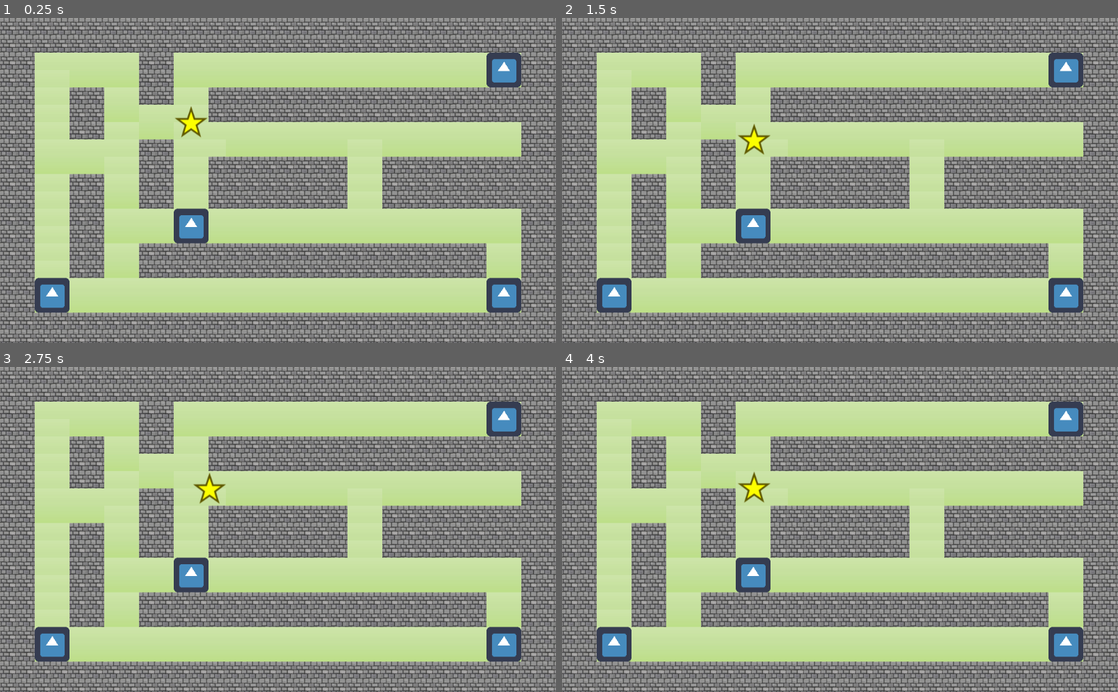
Above: before the commit, frames 1-4 (two rows, left to right).
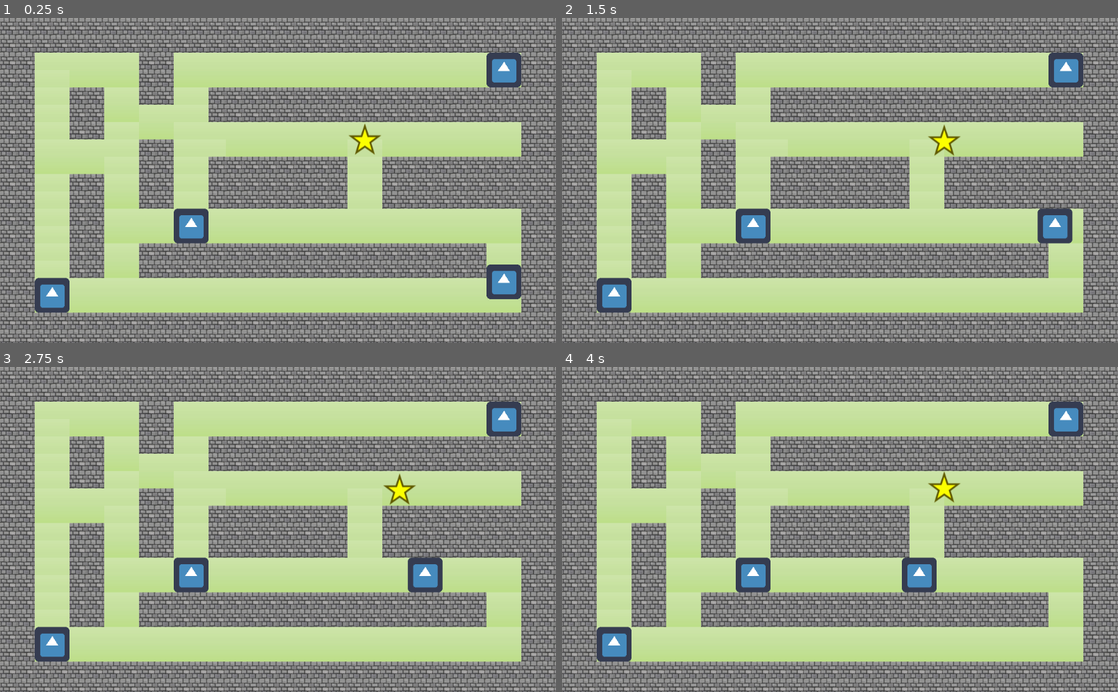
Above: after the commit, the same moments.

Repository: rakso-dev/ia-godot-proyecto-final
Game: Godot game, scene res://Game.tscn
Same seed, same stepped clock (60 frames per second), same inputs: the game is played once before the commit and once after it. The engine's default icon, where the game draws it, is replaced by a stand-in: a white triangle on a blue panel in a dark square.
Inputs:
- Up to frame 1 (0.25 s): no input
- Up to frame 2 (1.5 s): hold Right (ui_right) 0.53-1.28 s; hold Down (ui_down) from 1.28 s (still down)
- Up to frame 3 (2.75 s): release Down (ui_down) at 2.03 s; hold Right (ui_right) from 2.03 s (still down)
- Up to frame 4 (4 s): release Right (ui_right) at 2.78 s; hold Up (ui_up) 2.78-3.53 s; hold Left (ui_left) from 3.53 s (still down)

The runs differ from the first frame. In frame 1, 1.1% of the frame differs, in the area x 31-94%, y 27-91%; in frame 2, 1.8%, in the area x 31-94%, y 32-91%; in frame 3, 1.8%; in frame 4, 1.8%.
Error before the commit: Invalid set index 'turns' (on base: 'GDScript') with value of type 'Array'. (res://Game.gd:57)

Commit message:
Done with DFS algorithm

Diff:
--- a/Game.gd
+++ b/Game.gd
@@ -54,13 +54,16 @@
 	#var vec_BFS = get_vecinity([int($"Bot-BFS".position.x), int($"Bot-BFS".position.y)])
 	#print("src: {str}".format({"str": str(connections[vec_src])}))
 	#print("dest: {str}".format({"str": str(connections[vec_BFS])}))
-	DFSTree.turns = turns
-	DFSTree.connections = connections
+	#########      DFS Block    #########
 	var vec_DFS = get_vecinity([int($"Bot-DFS".position.x), int($"Bot-DFS".position.y)])
-	var DFS_root = DFSTree.new(vec_DFS)
-	DFS_root.DFS(vec_src)
-	DFSTree.way.invert()
-	$"Bot-DFS".destiny = DFSTree.way
+	var DFS_root = DFSTree.new(vec_DFS, turns, connections, [])
+	var DFS_way = DFS_root.DFS(vec_src)
+	DFS_way.invert()
+	DFS_way.pop_back()
+	$"Bot-DFS".destiny = DFS_way
+	print($"Bot-DFS".destiny)
+	######### end of DFS Block   #########
+	#########     BFS Block      #########
 
 
 func is_between(p1, p2, pos):
@@ -104,38 +107,43 @@
 	return x / y
 
 
-###### No existen las variables de clase, solo de instancia, hacer modificaciones ###########
 class DFSTree:
 	var turns
 	var connections
-	var way
+	#var way = []
 	var done
 	var pos
 	var branches
 
-	func _init(pos):
+	func _init(pos, turns, connections, done):
 		self.pos = pos
+		self.turns = turns
+		self.connections = connections
+		self.done = done
 		self.branches = []
 
 	func expand():
 		for item in connections[self.pos]:
-			self.branches.append(item)
+			self.branches.append(DFSTree.new(item, self.turns, self.connections, self.done))
 
 	func is_goal(goal):
 		return self.pos == goal
 
 	func DFS(goal):
 		if not self.pos:
-			return false
+			return null
 		if self.pos in done:
-			return false
+			return null
+		var way = []
 		if is_goal(goal):
 			way.append(self.pos)
-			return true
+			return way
 		done.append(self.pos)
 		self.expand()
 		for branch in self.branches:
-			if branch.DFS(goal):
-				way.append(goal)
-				return true
-		return false
+			var tmp = branch.DFS(goal)
+			if tmp:
+				way.append(self.pos)
+				way.append_array(tmp)
+				return way
+		return way
--- a/Game.tscn
+++ b/Game.tscn
@@ -7,6 +7,8 @@
 [ext_resource path="res://icon.png" type="Texture" id=6]
 [ext_resource path="res://new_tileset.tres" type="TileSet" id=7]
 
+[sub_resource type="RectangleShape2D" id=6]
+
 [sub_resource type="RectangleShape2D" id=4]
 
 [sub_resource type="RectangleShape2D" id=5]
@@ -14,8 +16,6 @@
 [sub_resource type="RectangleShape2D" id=2]
 
 [sub_resource type="RectangleShape2D" id=3]
-
-[sub_resource type="RectangleShape2D" id=6]
 
 [node name="Node2D" type="Node2D"]
 script = ExtResource( 2 )
@@ -26,6 +26,20 @@
 show_collision = true
 format = 1
 tile_data = PoolIntArray( 0, 0, 0, 1, 0, 0, 2, 0, 0, 3, 0, 0, 4, 0, 0, 5, 0, 0, 6, 0, 0, 7, 0, 0, 8, 0, 0, 9, 0, 0, 10, …(6259 unchanged characters)…
+
+[node name="Bot-DFS" type="KinematicBody2D" parent="." groups=["enemy"]]
+position = Vector2( 928, 512 )
+script = ExtResource( 4 )
+__meta__ = {
+"_edit_group_": true
+}
+
+[node name="Sprite" type="Sprite" parent="Bot-DFS"]
+texture = ExtResource( 6 )
+
+[node name="CollisionShape2D" type="CollisionShape2D" parent="Bot-DFS"]
+scale = Vector2( 3, 3 )
+shape = SubResource( 6 )
 
 [node name="Bot-BFS" type="KinematicBody2D" parent="." groups=["enemy"]]
 position = Vector2( 928, 96 )
@@ -42,7 +56,7 @@
 shape = SubResource( 4 )
 
 [node name="Player" type="KinematicBody2D" parent="."]
-position = Vector2( 352, 192 )
+position = Vector2( 672, 224 )
 script = ExtResource( 3 )
 __meta__ = {
 "_edit_group_": true
@@ -97,17 +111,3 @@
 [node name="CollisionShape2D" type="CollisionShape2D" parent="Bot-Greedy"]
 scale = Vector2( 3, 3 )
 shape = SubResource( 3 )
-
-[node name="Bot-DFS" type="KinematicBody2D" parent="." groups=["enemy"]]
-position = Vector2( 928, 512 )
-script = ExtResource( 4 )
-__meta__ = {
-"_edit_group_": true
-}
-
-[node name="Sprite" type="Sprite" parent="Bot-DFS"]
-texture = ExtResource( 6 )
-
-[node name="CollisionShape2D" type="CollisionShape2D" parent="Bot-DFS"]
-scale = Vector2( 3, 3 )
-shape = SubResource( 6 )
